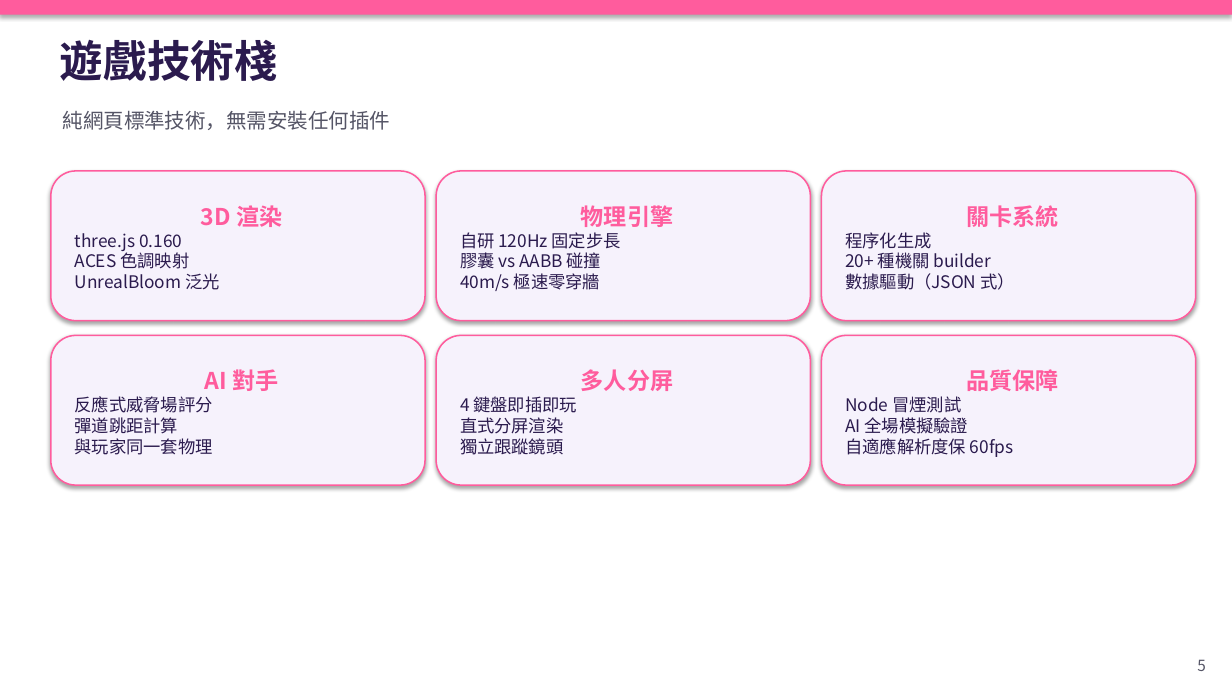
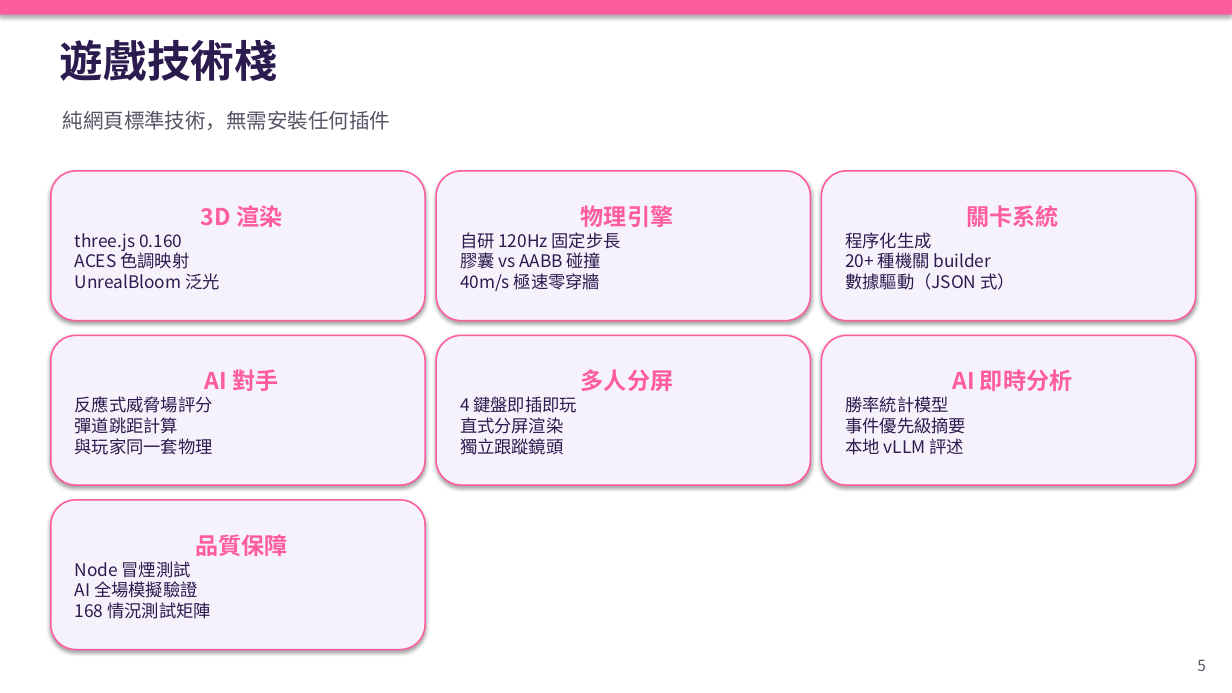
Before and after one commit to chengkaho98-svg/Mini3Dgame, a slide deck: slide 5 of 糖糖大亂鬥_AI開發Playbook.pptx. Drawn at 1232x693 pixels with LibreOffice and Linux fonts; fonts in the diff are those of the drawing. Boxes give left, top, right and bottom in pixels: in the first picture for what was removed or moved away, otherwise in the second. Text is boxed around its words. In the diff, an @@ line names an element or a change of style, - is before the commit and + after.

Commit message:
Fix edge-bumper wedge; cheaper split post FX; fairer win%; Playbook extended to 20 slides (ZH+EN)
Bumpers (E1)
- Root cause of the remaining 34 wedged cases: 7 bumpers stuck out past the
  road rail, so a player clamped on the rail touched the ball's outer face and
  the round push-out pinned them against the wall. Pulled them in so the ball
  edge sits ~0.3m inside the rail.
- Same 168-case matrix (8 clusters x 3 starts x 7 inputs): 134/168 -> 168/168,
  0 wedged, 0 falls. Average bumps through a cluster dropped (L1 c2: 9.5 -> 2.3).

Split-screen post FX (corrects an earlier claim)
- Measured properly with GPU sync: 4-view split with SSAO on every view was
  15.8ms, not the 60 FPS reported before. SSAO now runs only with up to 2
  views; 3-4 views keep bloom. 4-way split: 10.4ms (96 FPS on RTX 5070 Ti).

Win% (analytics.js)
- Softmax temperature now widens early and tightens late: mid-race nobody
  reads 0% (was 5 of 8 racers at 0% seconds after the start).
- Once someone has finished first, still-running racers can no longer show
  100% (only the winner keeps it).

Playbook: +5 steps (game feel, lighting/materials, outlines+split post FX,
test matrix, win% + local-LLM commentator), + analytics architecture diagram,
refreshed results. 14 -> 20 slides, ZH and EN. Visual gate 20/20 on both.
Step 9 and Step 12 reuse earlier screenshots.

Verified: bumper matrix 168/168; all 5 levels 9/9 bots; zero runtime errors.

```diff
--- a/糖糖大亂鬥_AI開發Playbook.pptx
+++ b/糖糖大亂鬥_AI開發Playbook.pptx
@@ text in rounded rectangle at (845, 369, 1072, 455): text changed @@
-品質保障
-Node 冒煙測試
-AI 全場模擬驗證
-自適應解析度保 60fps
+AI 即時分析
+勝率統計模型
+事件優先級摘要
+本地 vLLM 評述
@@ rounded rectangle added at (51, 500, 425, 650), fill #F6F2FC, outline #FF5C9D 1.2 pt, 13.5 pt, text #2B1B4E @@
+品質保障
+Node 冒煙測試
+AI 全場模擬驗證
+168 情況測試矩陣
```
Also in this commit, not shown: 1 other slide changed, 6 slides added, 25 other files.
